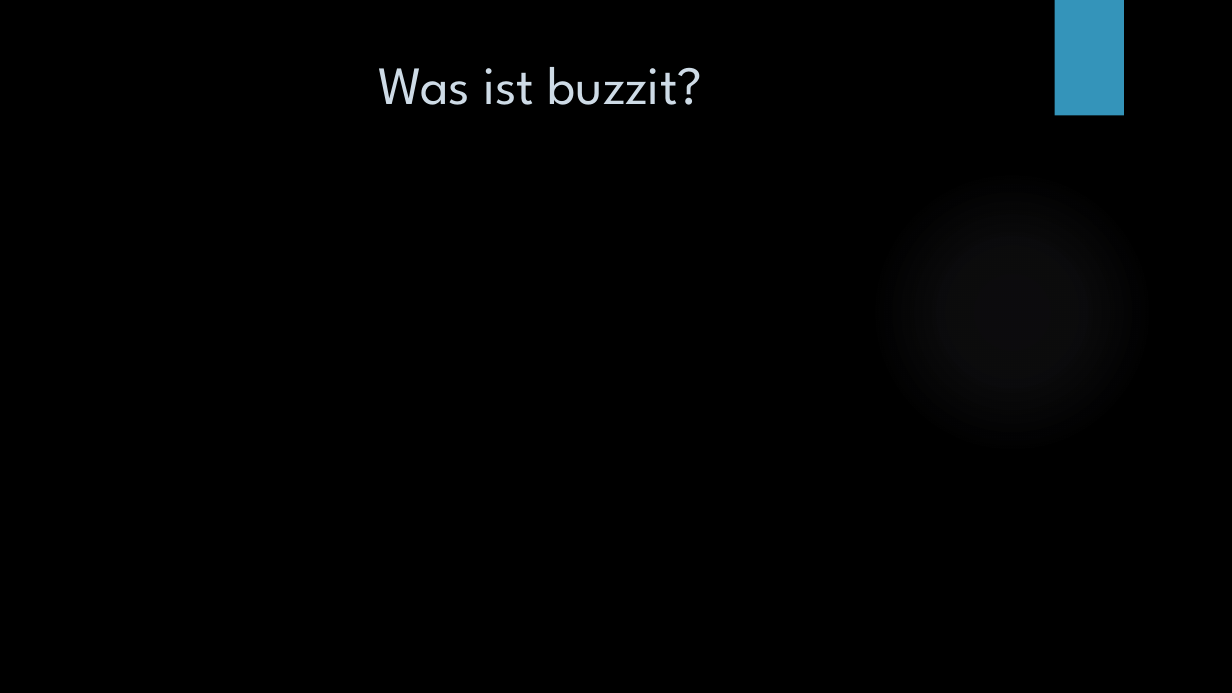
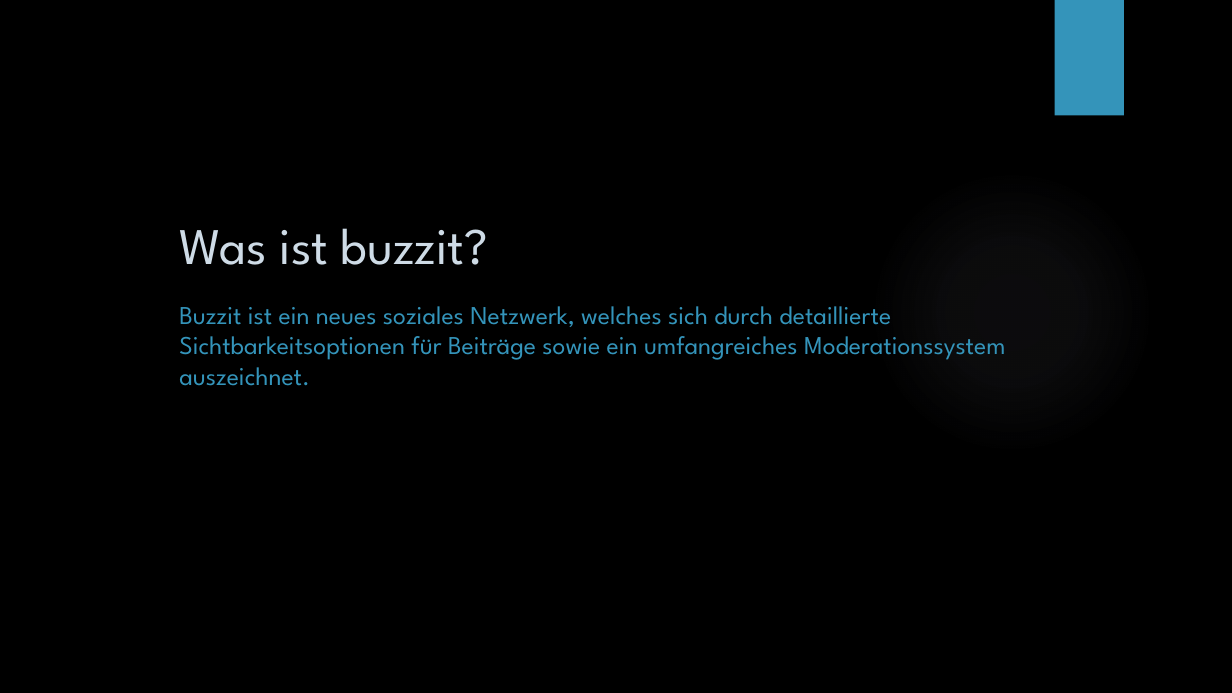
Before and after one commit to jmennen/group5, a slide deck: slide 2 of Präsentation.pptx. Drawn at 1232x693 pixels with LibreOffice and Linux fonts; fonts in the diff are those of the drawing; background and template pictures are left out. Boxes give left, top, right and bottom in pixels: in the first picture for what was removed or moved away, otherwise in the second. Text is boxed around its words. In the diff, an @@ line names an element or a change of style, - is before the commit and + after.

```diff
--- a/Präsentation.pptx
+++ b/Präsentation.pptx
@@ title "Was ist buzzit?": place and size @@
-title "Was ist buzzit?" at [378, 67, 703, 105]
+title "Was ist buzzit?" at [179, 228, 488, 265]
@@ title "Was ist buzzit?" at [179, 228, 488, 265]: size 42 to 40 pt; alignment centre to left; vertical alignment top to bottom @@
@@ text added at [179, 306, 1005, 386], 20 pt, text #3494BA @@
+Buzzit ist ein neues soziales Netzwerk, welches sich durch detaillierte Sichtbarkeitsoptionen für Beiträge sowie ein umfangreiches Moderationssystem auszeichnet.
```
Also in this commit, not shown: 2 other slides changed, 2 slides added, 1 slide removed.
